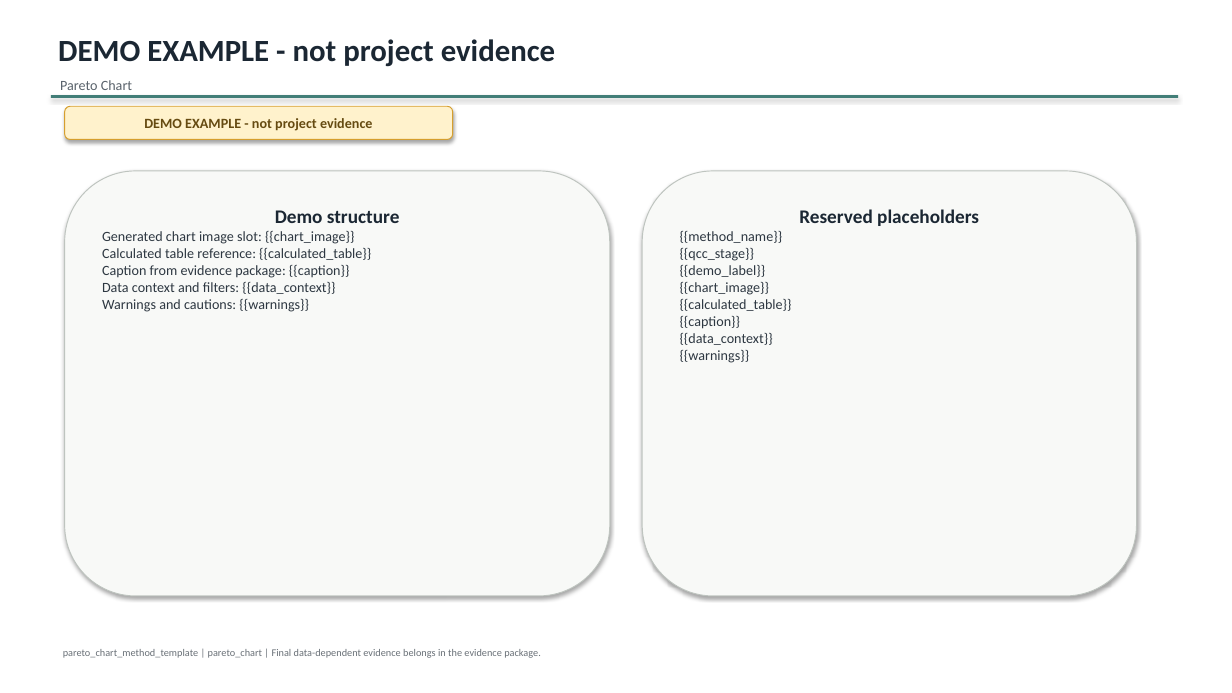
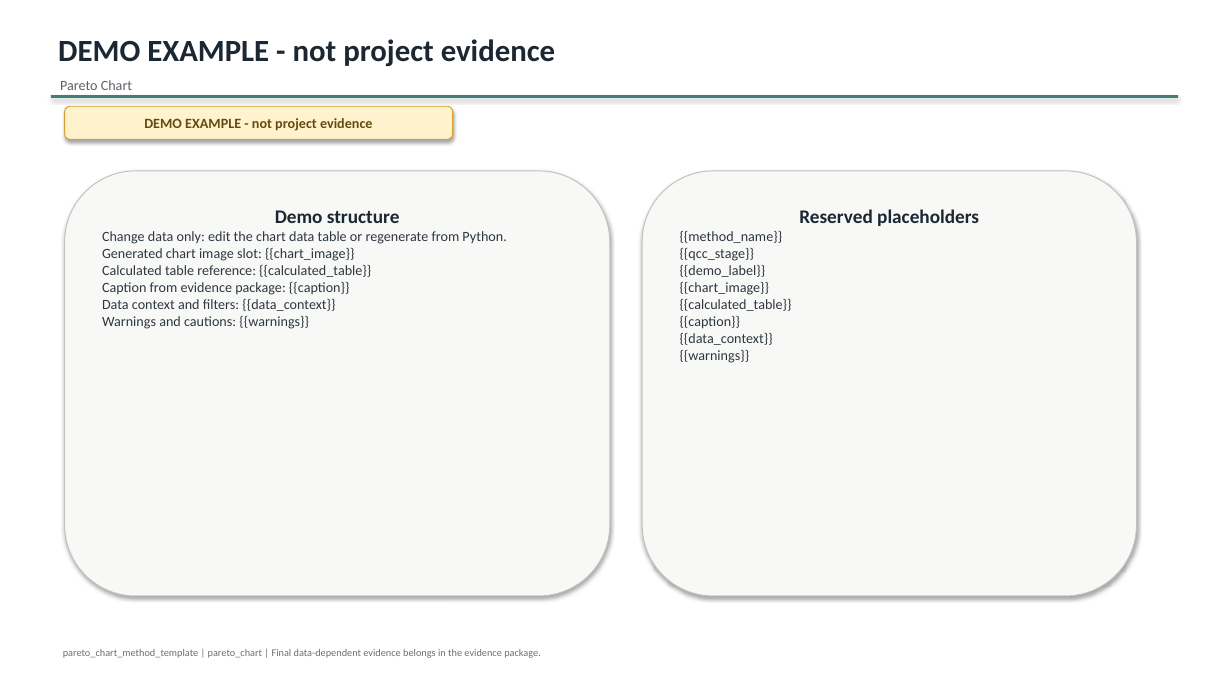
Before and after one commit to xiongxianfei/qcc-toolkit, a slide deck: slide 3 of templates/ppt/methods/pareto-chart-template.pptx (slide 2 before the commit). Drawn at 1232x693 pixels with LibreOffice and Linux fonts; fonts in the diff are those of the drawing. Boxes give left, top, right and bottom in pixels: in the first picture for what was removed or moved away, otherwise in the second. Text is boxed around its words. In the diff, an @@ line names an element or a change of style, - is before the commit and + after.

Commit message:
Make QCC PPT templates data-editable
Add data-entry slides, editable sample tables, and a Pareto chart data surface so users can adapt templates primarily by replacing data. Refresh PPTX asset tests and validation evidence.

```diff
--- a/templates/ppt/methods/pareto-chart-template.pptx
+++ b/templates/ppt/methods/pareto-chart-template.pptx
@@ text in rounded rectangle at [102, 231, 506, 244]: paragraph added @@
+Change data only: edit the chart data table or regenerate from Python.
```
Also in this commit, not shown: 1 other slide changed, 1 slide added, 15 other files.
